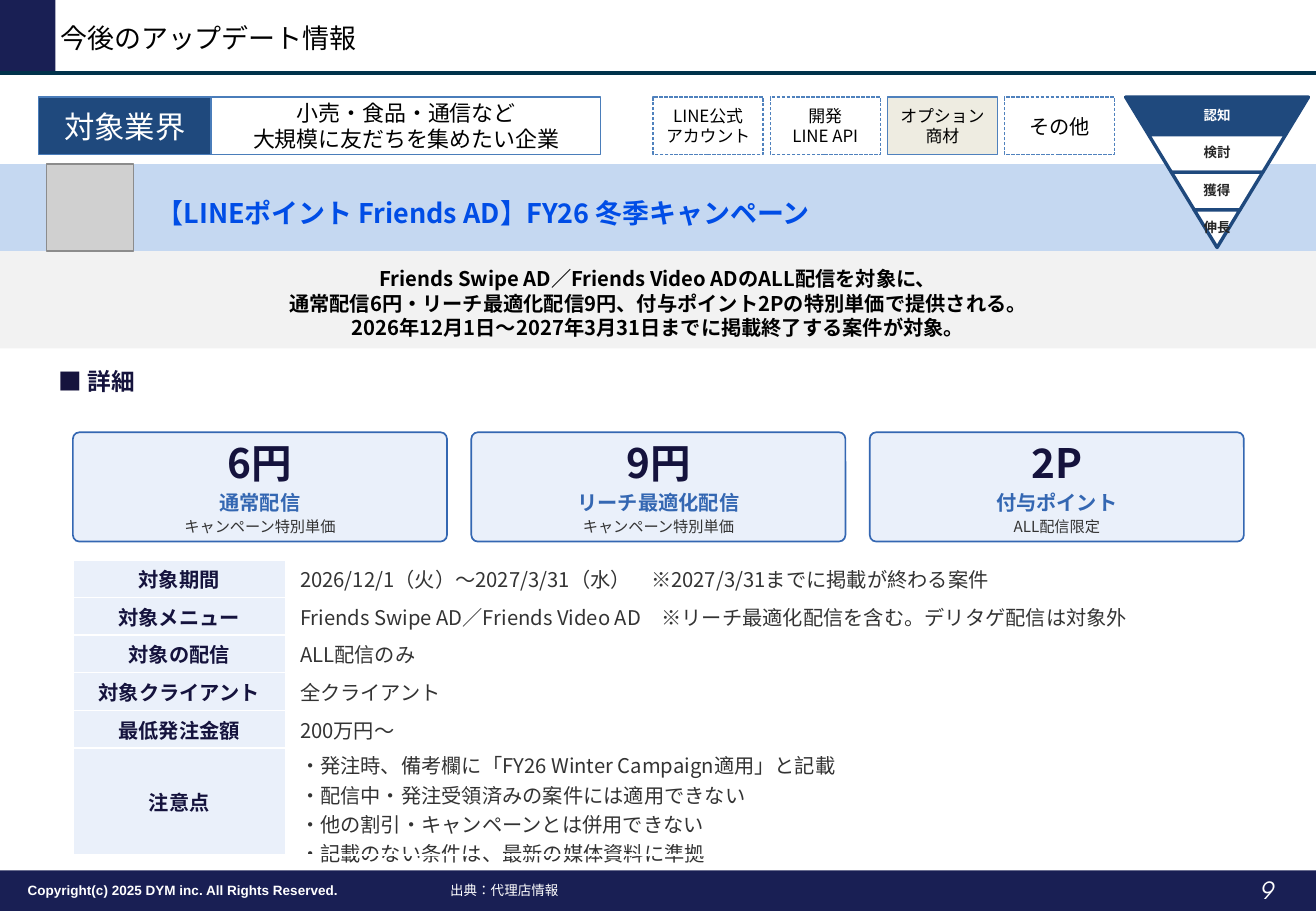
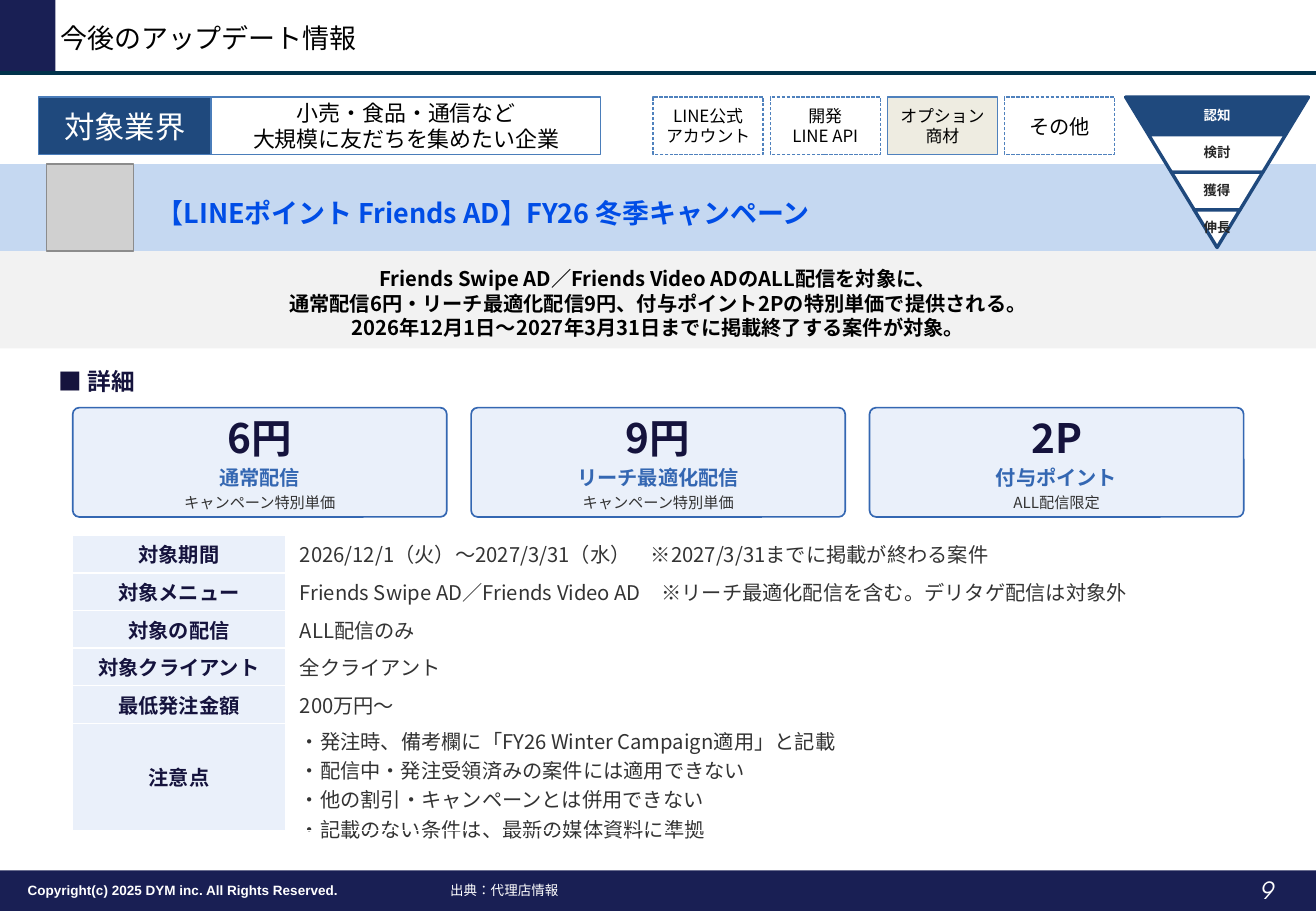
Before and after one commit to tonomura-r-dev/folder, a slide deck: slide 9 of LINEOA媒体最新情報_2026年10月トレンドレポート.pptx. Drawn at 1316x911 pixels with LibreOffice and Linux fonts; fonts in the diff are those of the drawing; grey boxes stand for pictures; background and template pictures are left out. Boxes give left, top, right and bottom in pixels: in the first picture for what was removed or moved away, otherwise in the second. Text is boxed around its words. In the diff, an @@ line names an element or a change of style, - is before the commit and + after.

```diff
--- a/LINEOA媒体最新情報_2026年10月トレンドレポート.pptx
+++ b/LINEOA媒体最新情報_2026年10月トレンドレポート.pptx
@@ 3 rounded rectangles, 1 table: place and size @@
-3 rounded rectangles, 1 table at bbox=[73, 433, 1244, 867]
+3 rounded rectangles, 1 table at bbox=[73, 408, 1244, 843]
```
Also in this commit, not shown: 8 other slides changed, 2 other files.
